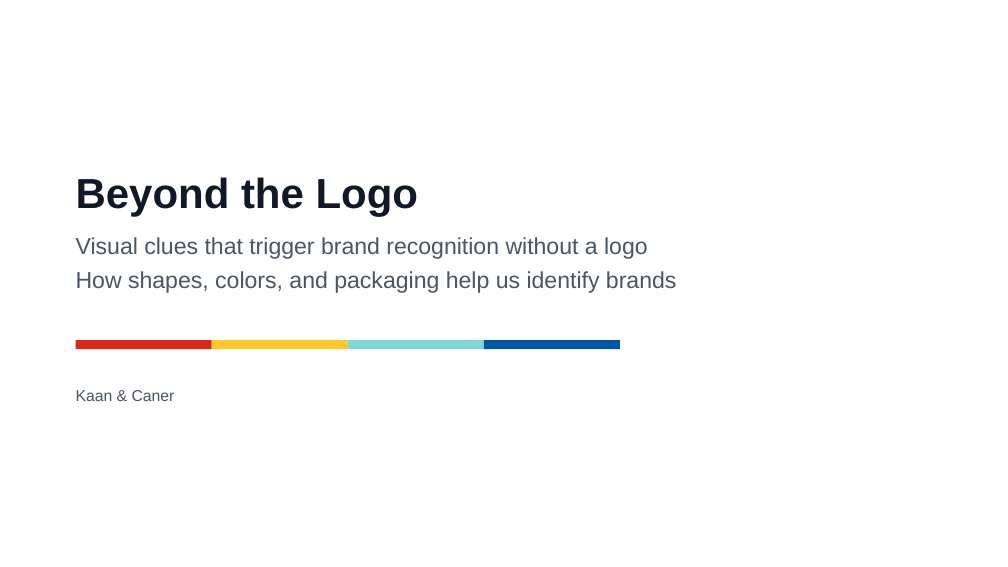
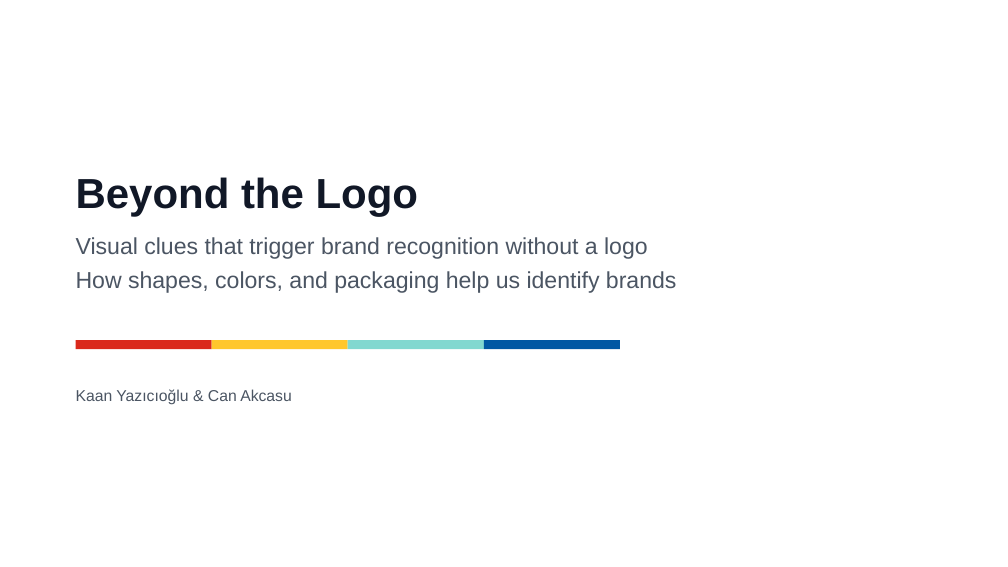
Before and after one commit to kaanzapkinus/beyond-the-logo, a slide deck: slide 1 of presentation/Beyond_the_Logo.pptx. Drawn at 1008x567 pixels with LibreOffice and Linux fonts; fonts in the diff are those of the drawing. Boxes give left, top, right and bottom in pixels: in the first picture for what was removed or moved away, otherwise in the second. Text is boxed around its words. In the diff, an @@ line names an element or a change of style, - is before the commit and + after.

```diff
--- a/presentation/Beyond_the_Logo.pptx
+++ b/presentation/Beyond_the_Logo.pptx
@@ text at <box>76,389,292,405</box>: text changed @@
-Kaan & Caner
+Kaan Yazıcıoğlu & Can Akcasu
```
Also in this commit, not shown: 23 other slides changed, 1 slide added, 20 other files.
